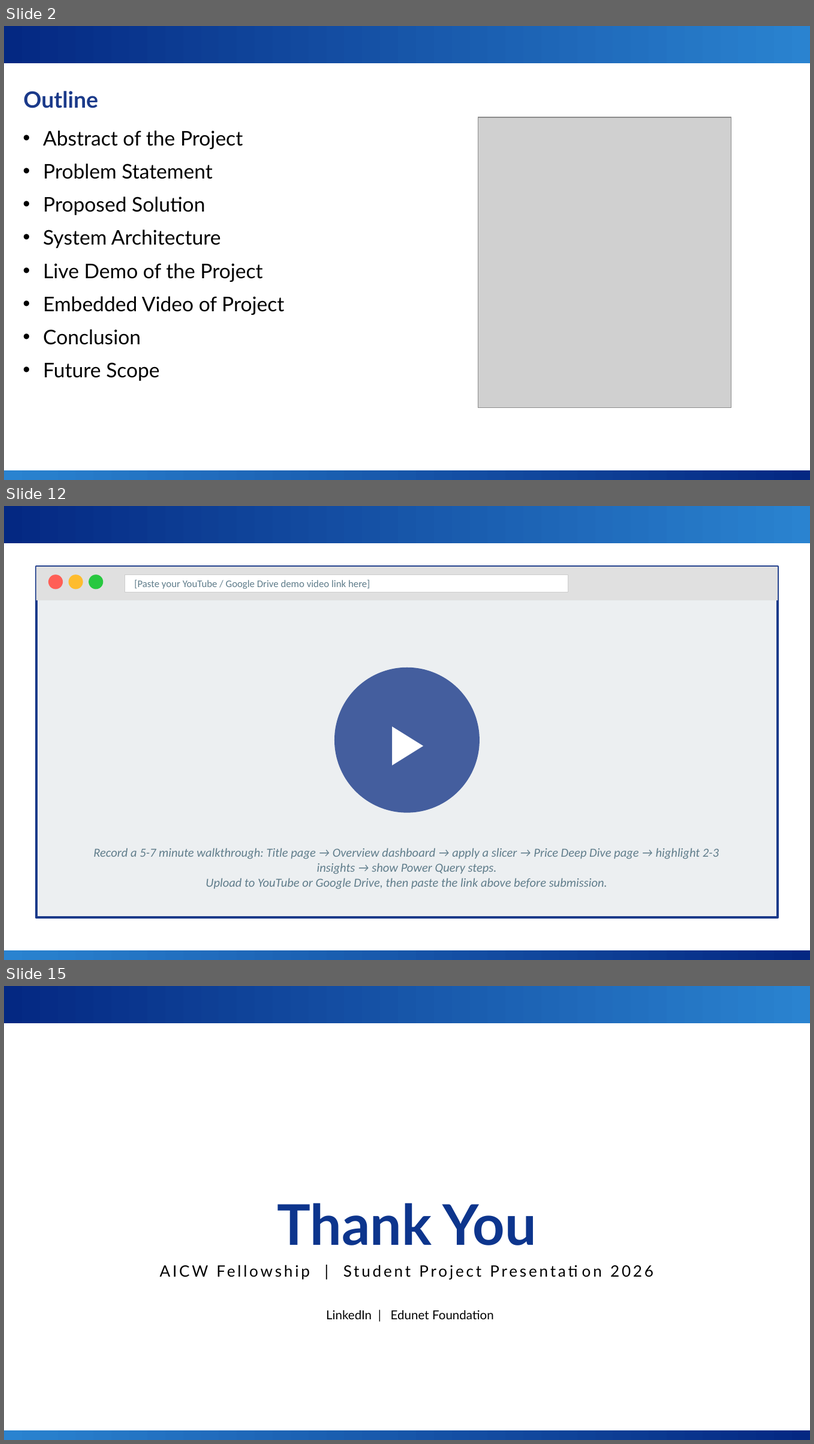
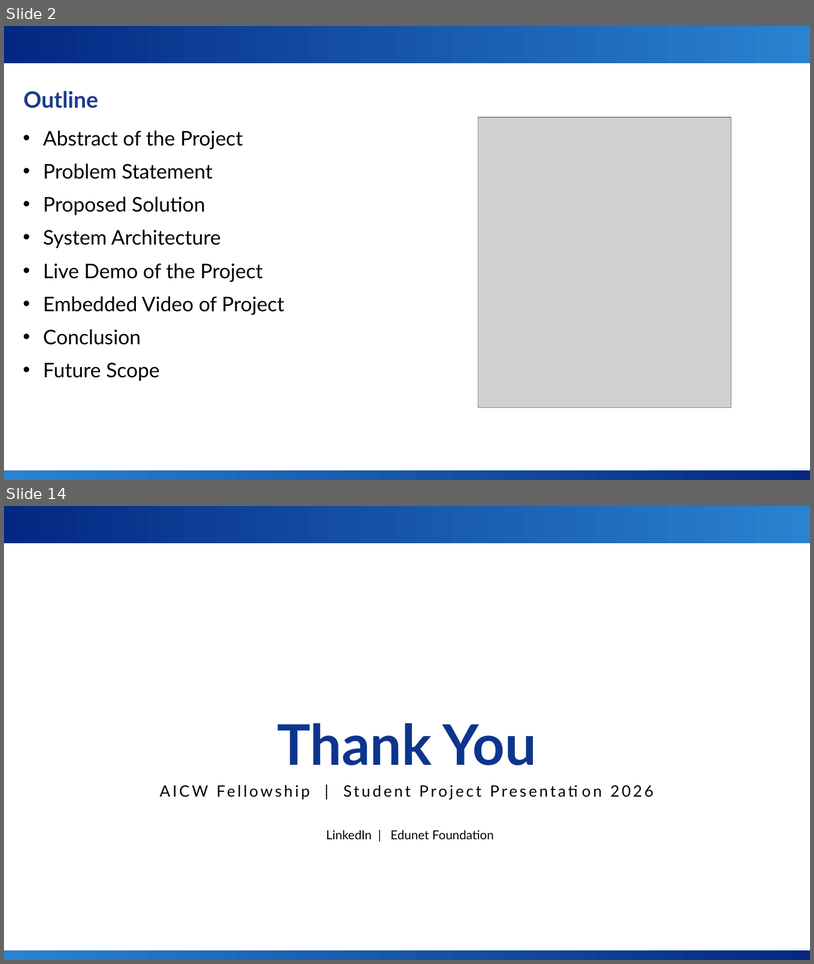
Before and after one commit to PrassiddhiSachdeva/Real-estate-Gurgaon-Power-BI-Dashboard, a slide deck: Gurgaon_RealEstate_Presentation.pptx. Shown one above the other, each under a label of ours: slides 2, 12 and 15 before the commit, slides 2 and 14 after it; the slides between them are not shown. The pictures are 814x1444 and 814x964 pixels, drawn with LibreOffice and Linux fonts; fonts in the diff are those of the drawing; grey boxes stand for pictures; background and template pictures are left out. Boxes give left, top, right and bottom in pixels: in the first picture for what was removed or moved away, otherwise in the second. Text is boxed around its words. In the diff, an @@ line names an element or a change of style, - is before the commit and + after.

```diff
--- a/Gurgaon_RealEstate_Presentation.pptx
+++ b/Gurgaon_RealEstate_Presentation.pptx
@@ slide 12 removed at <box>4,506,810,960</box>, background #FFFFFF; not listed: 2 template elements that a slide beside it also shows @@
@@ rectangle removed at <box>36,567,778,917</box> @@
@@ rectangle removed at <box>36,567,778,600</box> @@
@@ text removed at <box>40,567,270,597</box> @@
-Video of Project Demo
@@ ellipse removed at <box>48,574,63,589</box> @@
@@ ellipse removed at <box>69,574,83,589</box> @@
@@ ellipse removed at <box>89,574,103,589</box> @@
@@ rectangle removed at <box>125,574,569,592</box> @@
@@ text removed at <box>134,580,370,589</box> @@
-[Paste your YouTube / Google Drive demo video link here]
@@ ellipse removed at <box>335,667,480,813</box> @@
@@ text removed at <box>335,667,480,813</box> @@
-▶
@@ text removed at <box>93,848,719,889</box> @@
-Record a 5-7 minute walkthrough: Title page → Overview dashboard → apply a slicer → Price Deep Dive page → highlight 2-3 insights → show Power Query steps.
-Upload to YouTube or Google Drive, then paste the link above before submission.
@@ what was slide 15 is now slide 14 @@
```
Also in this commit, not shown: 7 slides changed, 4 slides added, 4 other slides removed, 5 other files.
